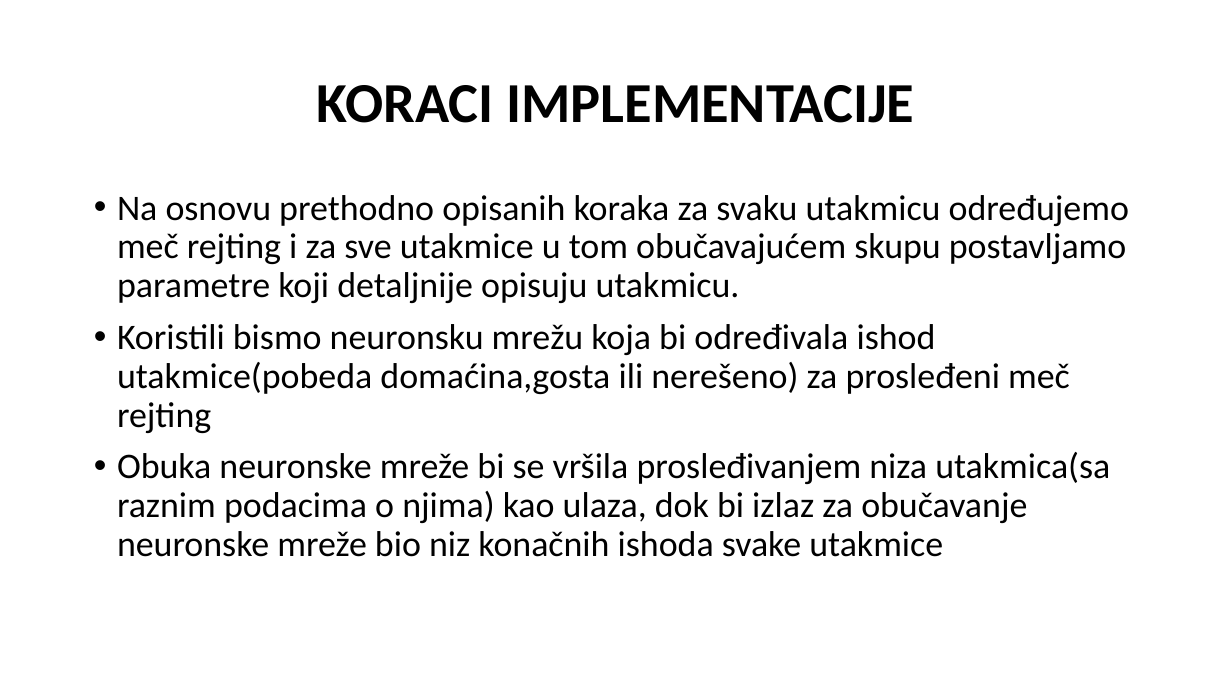
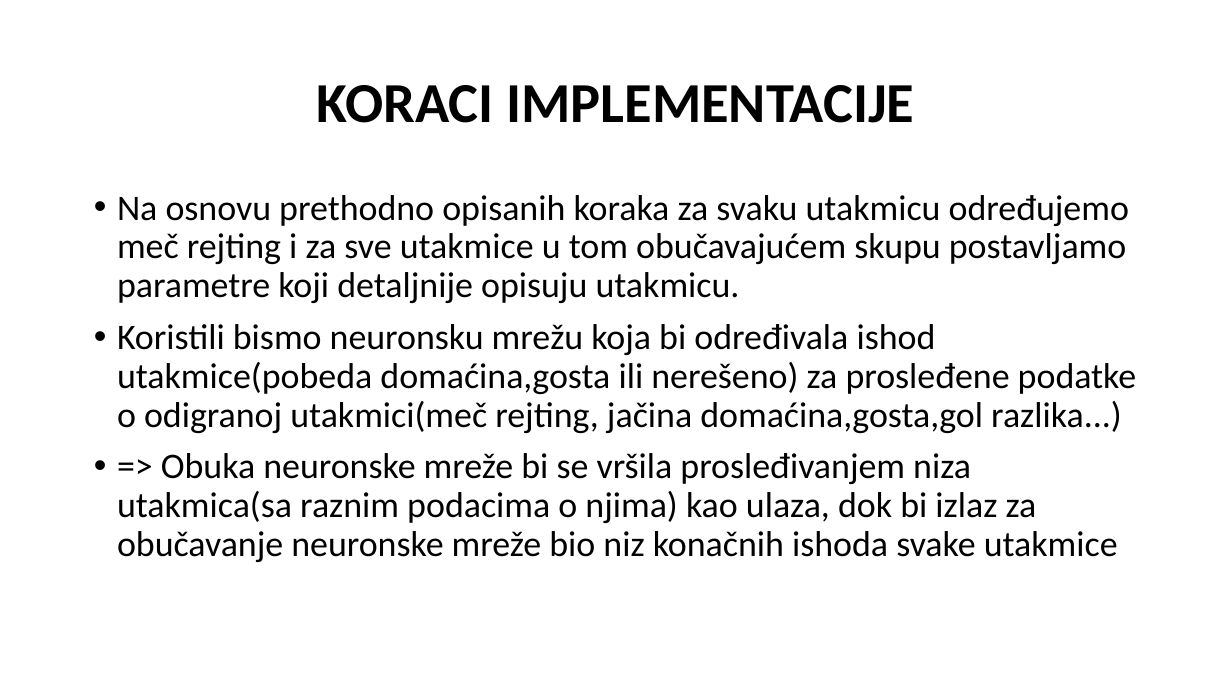
Before and after one commit to nemanjarogic/handball-betting-prediction, a slide deck: slide 15 of presentation-handball-betting.pptx (slide 13 before the commit). Drawn at 1232x693 pixels with LibreOffice and Linux fonts; fonts in the diff are those of the drawing. Boxes give left, top, right and bottom in pixels: in the first picture for what was removed or moved away, otherwise in the second. Text is boxed around its words. In the diff, an @@ line names an element or a change of style, - is before the commit and + after.

Commit message:
Update of the presentation.

```diff
--- a/presentation-handball-betting.pptx
+++ b/presentation-handball-betting.pptx
@@ text at box(117, 324, 1136, 562): text changed @@
-• Koristili bismo neuronsku mrežu koja bi određivala ishod utakmice(pobeda domaćina,gosta ili nerešeno) za prosleđeni meč rejting
-• Obuka neuronske mreže bi se vršila prosleđivanjem niza utakmica(sa raznim podacima o njima) kao ulaza, dok bi izlaz za obučavanje neuronske mreže bio niz konačnih ishoda svake utakmice
+• Koristili bismo neuronsku mrežu koja bi određivala ishod utakmice(pobeda domaćina,gosta ili nerešeno) za prosleđene podatke o odigranoj utakmici(meč rejting, jačina domaćina,gosta,gol razlika...)
+• => Obuka neuronske mreže bi se vršila prosleđivanjem niza utakmica(sa raznim podacima o njima) kao ulaza, dok bi izlaz za obučavanje neuronske mreže bio niz konačnih ishoda svake utakmice
```
Also in this commit, not shown: 4 other slides changed, 5 slides added.
